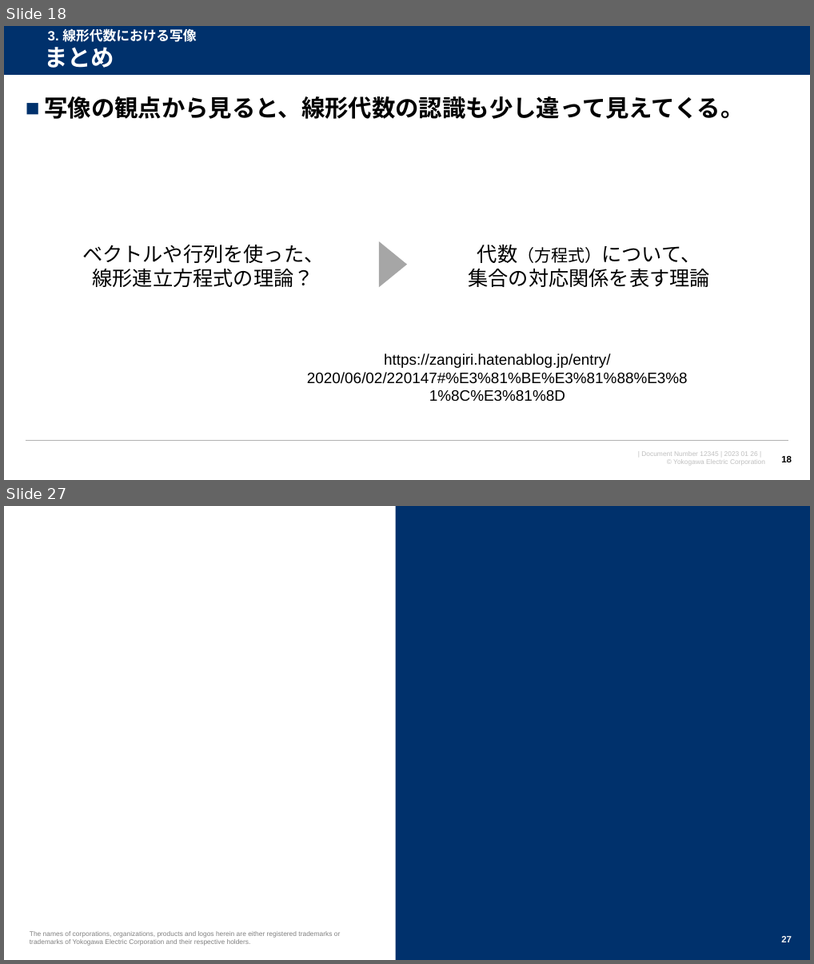
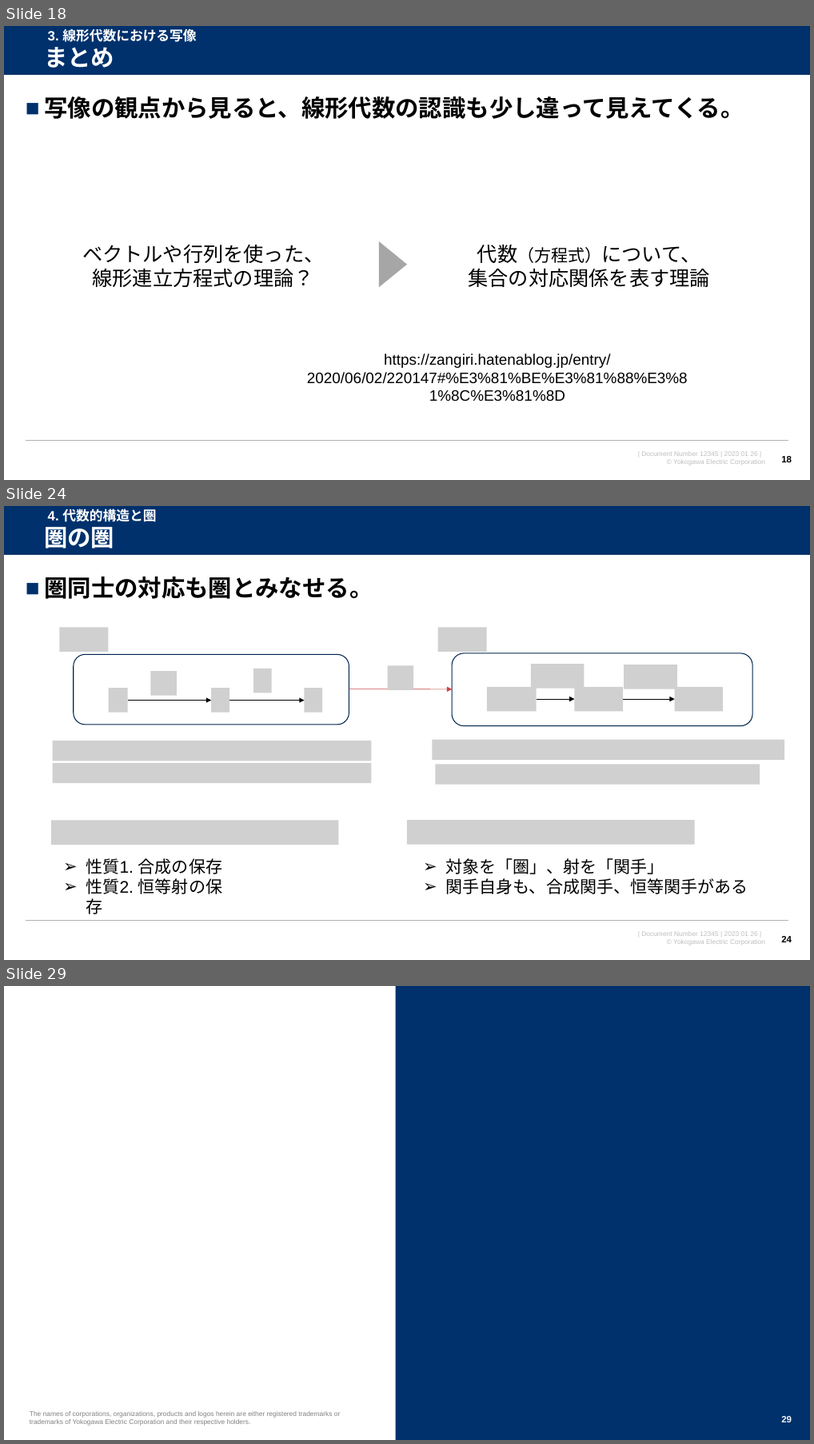
Before and after one commit to watarukumagai-git/opt, a slide deck: MMW/20230126_MMW_kumagai_rev.0.pptx. Shown one above the other, each under a label of ours: slides 18 and 27 before the commit, slides 18, 24 and 29 after it; the slides between them are not shown. The pictures are 814x964 and 814x1444 pixels, drawn with LibreOffice and Linux fonts; fonts in the diff are those of the drawing; grey boxes stand for pictures; background and template pictures are left out. Boxes give left, top, right and bottom in pixels: in the first picture for what was removed or moved away, otherwise in the second. Text is boxed around its words. In the diff, an @@ line names an element or a change of style, - is before the commit and + after.

```diff
--- a/MMW/20230126_MMW_kumagai_rev.0.pptx
+++ b/MMW/20230126_MMW_kumagai_rev.0.pptx
@@ slide 24 added at bbox=[4, 506, 810, 960], background #FFFFFF; not listed: 4 template elements that a slide beside it also shows @@
@@ title added at bbox=[44, 527, 114, 548], 28 pt, text #FFFFFF, bold @@
+圏の圏
@@ text added at bbox=[48, 508, 156, 522], 16 pt, text #FFFFFF, bold @@
+4. 代数的構造と圏
@@ text added at bbox=[44, 576, 373, 599], 28 pt, text #000000, bold @@
+■ 圏同士の対応も圏とみなせる。
@@ picture added at bbox=[60, 627, 109, 651] @@
@@ picture added at bbox=[438, 627, 487, 651] @@
@@ rounded rectangle added at bbox=[74, 654, 350, 724], outline #002450 1 pt @@
@@ picture added at bbox=[151, 671, 177, 696] @@
@@ picture added at bbox=[254, 668, 272, 692] @@
@@ picture added at bbox=[387, 666, 414, 690] @@
@@ rounded rectangle added at bbox=[452, 653, 754, 725], outline #002450 1 pt @@
@@ picture added at bbox=[531, 664, 584, 688] @@
@@ picture added at bbox=[624, 664, 678, 688] @@
@@ picture added at bbox=[109, 688, 128, 712] @@
@@ picture added at bbox=[211, 688, 230, 712] @@
@@ picture added at bbox=[305, 688, 323, 712] @@
@@ arrow added from (350, 688) to (452, 689), #C74643 0.5 pt @@
@@ picture added at bbox=[487, 687, 537, 711] @@
@@ picture added at bbox=[575, 687, 623, 711] @@
@@ picture added at bbox=[675, 687, 723, 711] @@
@@ arrow added from (128, 700) to (211, 700), #000000 0.5 pt @@
@@ arrow added from (230, 700) to (305, 700), #000000 0.5 pt @@
@@ arrow added from (537, 699) to (575, 699), #000000 0.5 pt @@
@@ arrow added from (623, 699) to (675, 699), #000000 0.5 pt @@
@@ picture added at bbox=[52, 740, 371, 760] @@
@@ picture added at bbox=[432, 740, 785, 760] @@
@@ picture added at bbox=[52, 763, 371, 783] @@
@@ picture added at bbox=[436, 764, 761, 784] @@
@@ picture added at bbox=[51, 820, 339, 844] @@
@@ picture added at bbox=[407, 820, 695, 844] @@
@@ text added at bbox=[86, 858, 222, 894], 20 pt, text #000000 @@
+➢ 性質1. 合成の保存
+➢ 性質2. 恒等射の保存
@@ text added at bbox=[446, 858, 748, 894], 20 pt, text #000000 @@
+➢ 対象を「圏」、射を「関手」
+➢ 関手自身も、合成関手、恒等関手がある
@@ page number added at bbox=[782, 936, 792, 942], 11 pt, text #000000, bold @@
+24
@@ what was slide 27 is now slide 29 @@
@@ page number at bbox=[782, 1416, 792, 1422]: text changed @@
-27
+29
```
Also in this commit, not shown: 11 slides changed, 3 other slides added, 5 slides removed.
